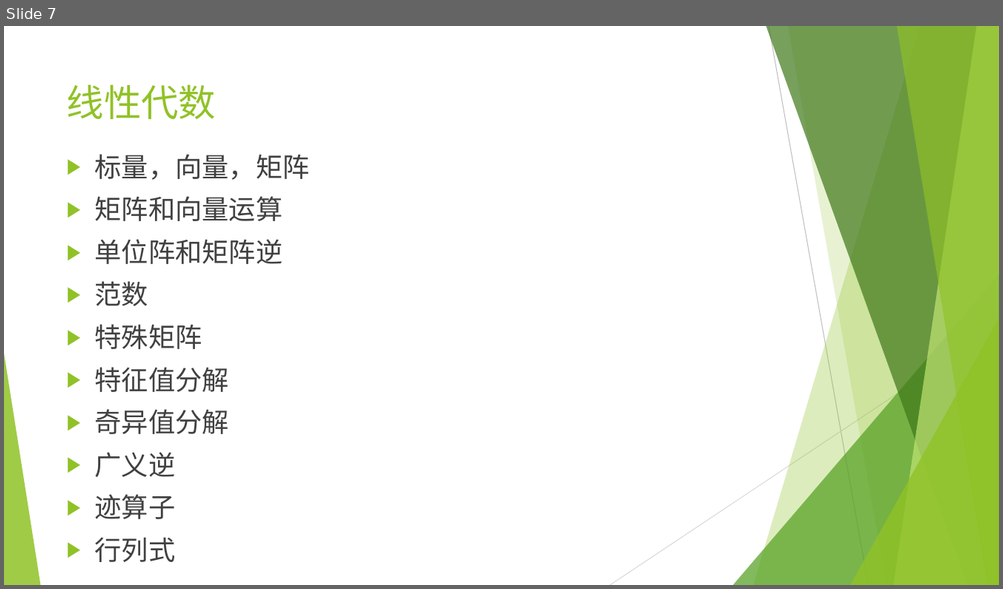
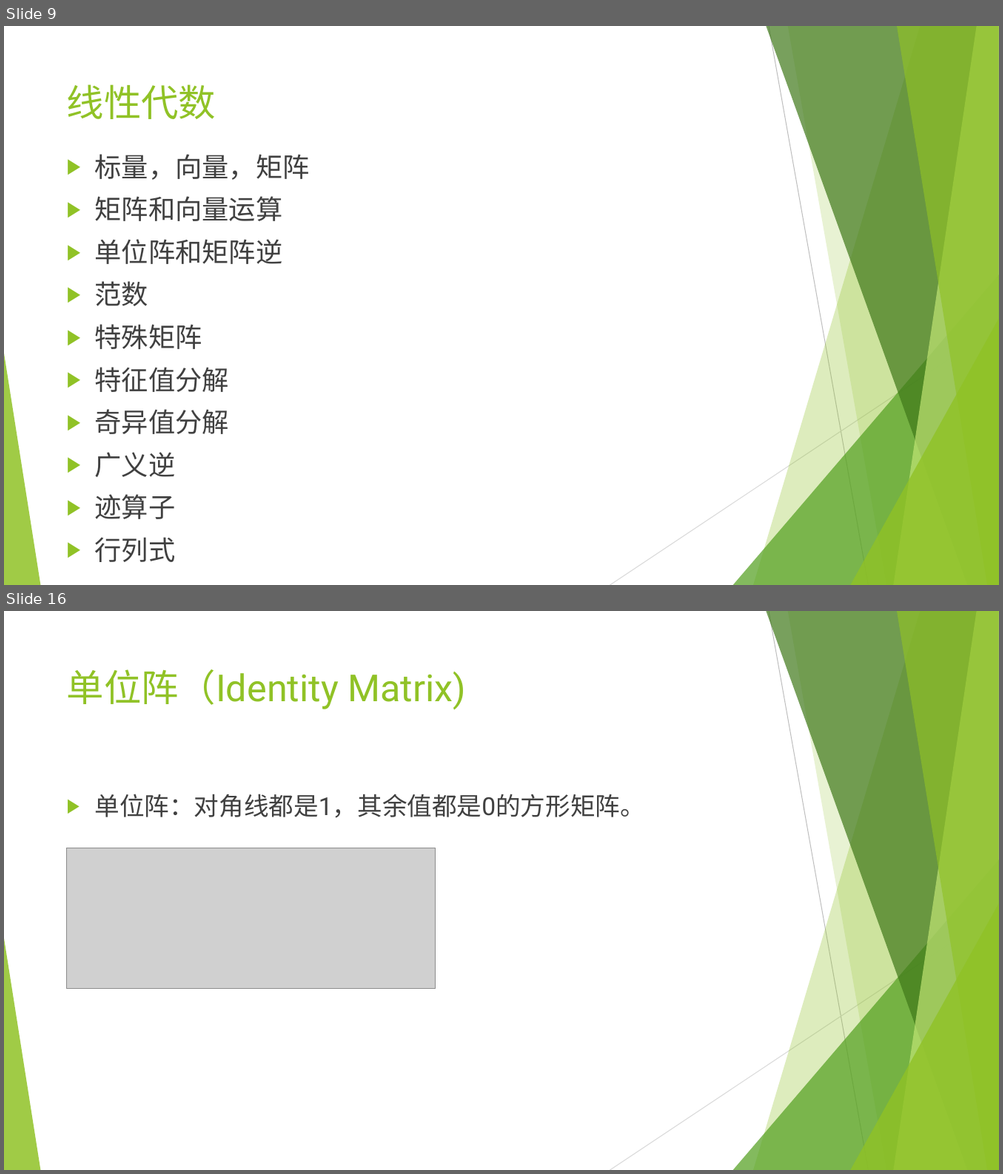
Before and after one commit to wangyi-fudan/BIOL130173, a slide deck: 1_linear_algebra.pptx. Shown one above the other, each under a label of ours: slide 7 before the commit, slides 9 and 16 after it; the slides between them are not shown. The pictures are 1003x589 and 1003x1174 pixels, drawn with LibreOffice and Linux fonts; fonts in the diff are those of the drawing; grey boxes stand for pictures. Boxes give left, top, right and bottom in pixels: in the first picture for what was removed or moved away, otherwise in the second. Text is boxed around its words. In the diff, an @@ line names an element or a change of style, - is before the commit and + after.

```diff
--- a/1_linear_algebra.pptx
+++ b/1_linear_algebra.pptx
@@ slide 16 added at bbox=[4, 611, 999, 1170], background #FFFFFF; not listed: 10 template elements that a slide beside it also shows @@
@@ title added at bbox=[67, 669, 466, 710], 36 pt, text #90C226 @@
+单位阵（Identity Matrix)
@@ text added at bbox=[95, 794, 645, 818], 24 pt, text #404040 @@
+▶ 单位阵：对角线都是1，其余值都是0的方形矩阵。
@@ picture added at bbox=[67, 849, 435, 989] @@
@@ what was slide 7 is now slide 9 @@
```
Also in this commit, not shown: 1 slide changed, 19 other slides added.
